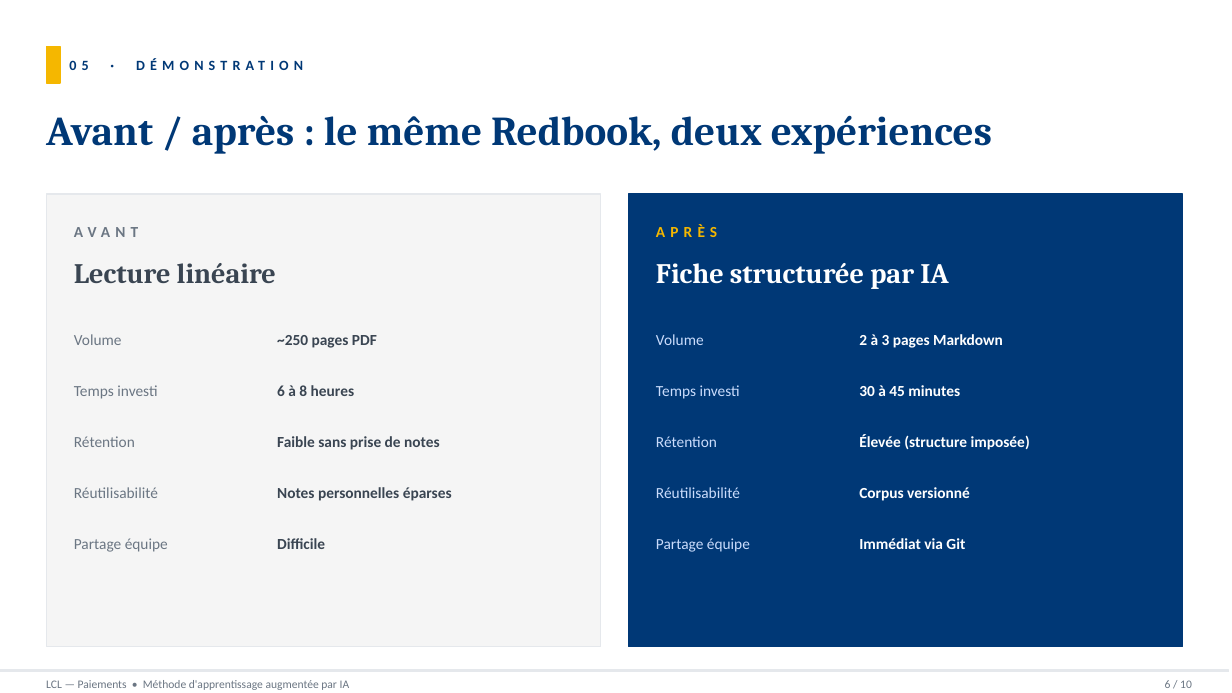
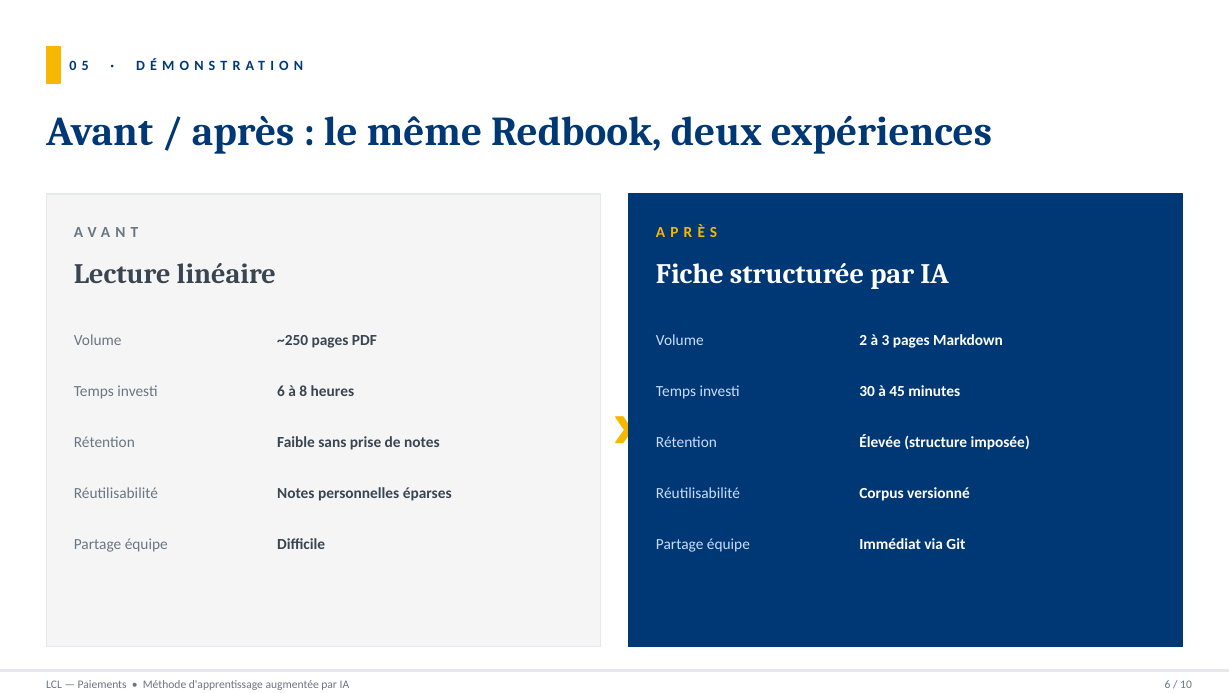
Before and after one commit to Ghaith-kh/testtest, a slide deck: slide 6 of methode_ia_lcl.pptx. Drawn at 1232x693 pixels with LibreOffice and Linux fonts; fonts in the diff are those of the drawing. Boxes give left, top, right and bottom in pixels: in the first picture for what was removed or moved away, otherwise in the second. Text is boxed around its words. In the diff, an @@ line names an element or a change of style, - is before the commit and + after.

```diff
--- a/methode_ia_lcl.pptx
+++ b/methode_ia_lcl.pptx
@@ text at (x1=601, y1=384, x2=647, y2=457): text added @@
+›
@@ text "›" at (x1=601, y1=384, x2=647, y2=457): fill #F5B700 to none; outline #F5B700 1 pt to none; rotation 30 to 0 degrees @@
```
Also in this commit, not shown: 1 other slide changed.
